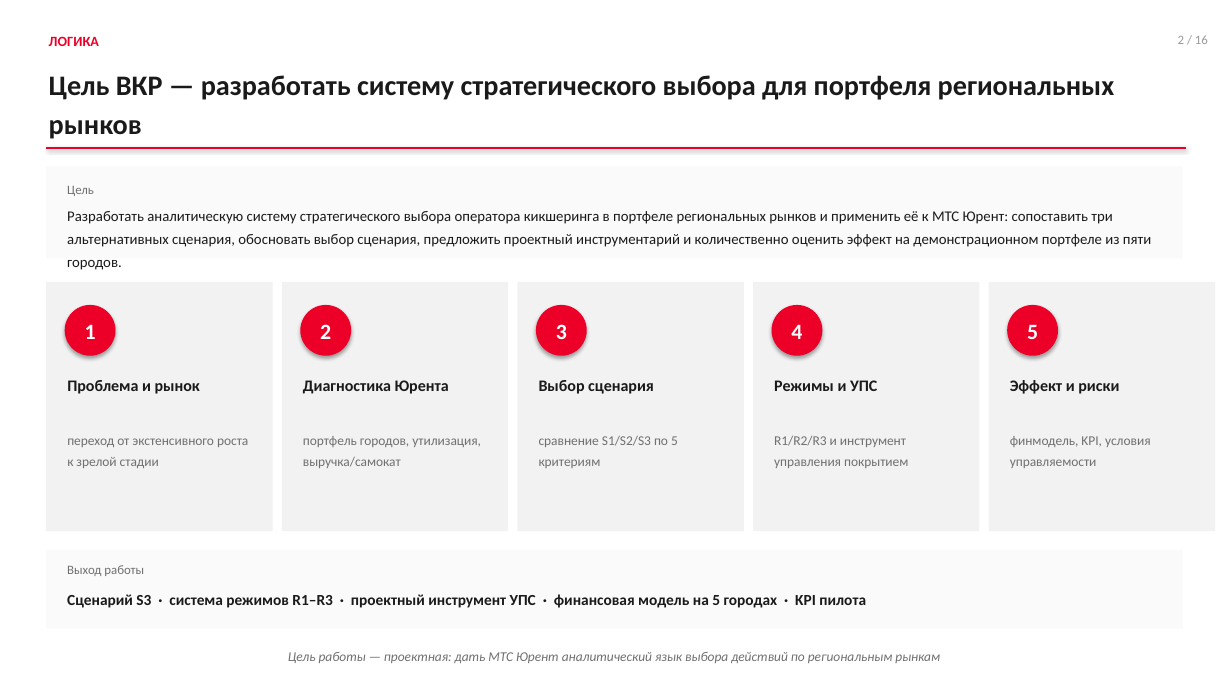
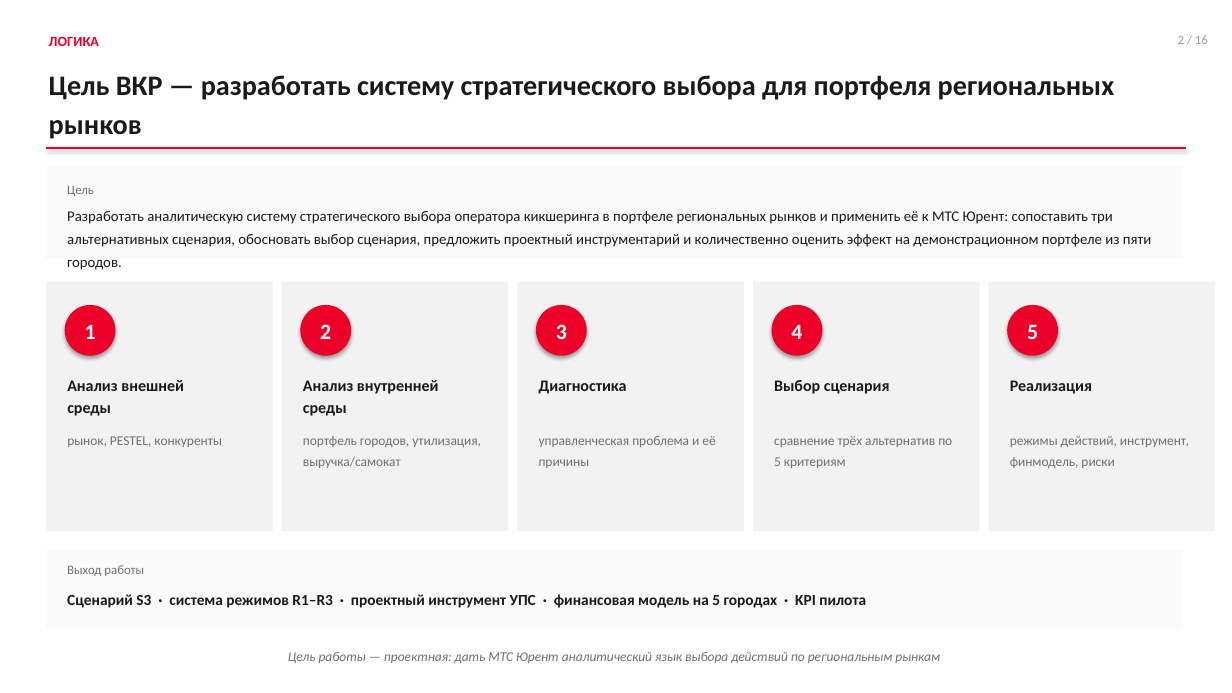
Before and after one commit to alalolop3-hue/-, a slide deck: slide 2 of vkr/VKR_presentation.pptx. Drawn at 1232x693 pixels with LibreOffice and Linux fonts; fonts in the diff are those of the drawing. Boxes give left, top, right and bottom in pixels: in the first picture for what was removed or moved away, otherwise in the second. Text is boxed around its words. In the diff, an @@ line names an element or a change of style, - is before the commit and + after.

```diff
--- a/vkr/VKR_presentation.pptx
+++ b/vkr/VKR_presentation.pptx
@@ text at box(67, 380, 184, 416): text changed @@
-Проблема и рынок
+Анализ внешней
+среды
@@ text at box(303, 380, 439, 416): text changed @@
-Диагностика Юрента
+Анализ внутренней
+среды
@@ text at box(539, 380, 627, 394): text changed @@
-Выбор сценария
+Диагностика
@@ text at box(774, 380, 890, 394): text changed @@
-Режимы и УПС
+Выбор сценария
@@ text at box(1010, 380, 1092, 394): text changed @@
-Эффект и риски
+Реализация
@@ text at box(67, 436, 222, 447): text changed @@
-переход от экстенсивного роста к зрелой стадии
+рынок, PESTEL, конкуренты
@@ text at box(539, 436, 715, 468): text changed @@
-сравнение S1/S2/S3 по 5 критериям
+управленческая проблема и её причины
@@ text at box(774, 436, 952, 468): text changed @@
-R1/R2/R3 и инструмент управления покрытием
+сравнение трёх альтернатив по 5 критериям
@@ text at box(1010, 436, 1189, 468): text changed @@
-финмодель, KPI, условия управляемости
+режимы действий, инструмент, финмодель, риски
```
Also in this commit, not shown: 8 other slides changed, 5 slides added, 5 slides removed, 4 other files.
